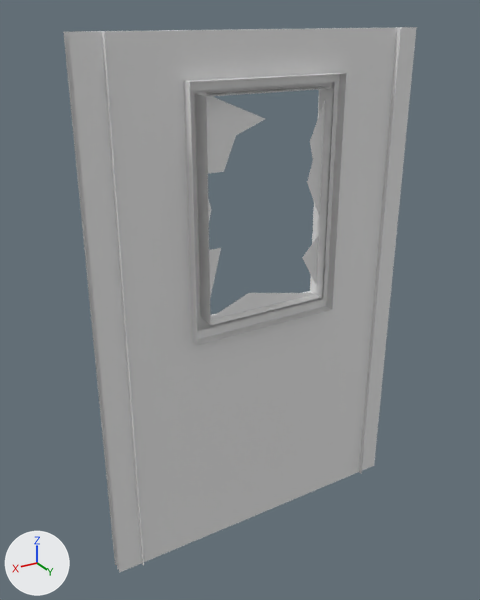
Two versions of the FBX model Project3Demo/Assets/Resources/Meshes/Environment/Wall1_UpperDeck.FBX, one commit apart.
Camera for both pictures: a camera (50 mm lens) standing at (2.94, 2.99, 3.07) and looking at (1.11, -0.06, 1.54). Lighting does not change. The marker at lower left points along +X, +Y and +Z. Where no turn or scale is listed for an object, it has been applied to the vertices.
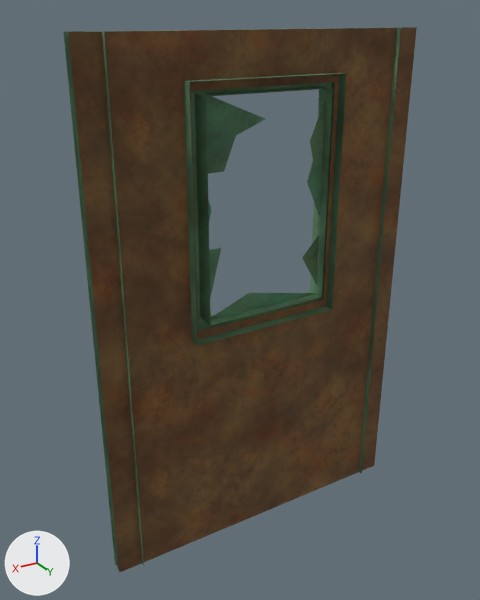
The newer file is also turned or shifted as a whole; pictures and numbers use the older file's frame.

Boxes (x1, y1, x2, y2) around the edits, measured in the pictures (480 x 600 px):
part 1 of me_mesh, recoloured (grey to green)
    both: (63, 27, 413, 570)
part 2 of me_mesh, recoloured (grey to green)
    both: (83, 27, 400, 97)
part 3 of me_mesh, recoloured (grey to brown)
    both: (68, 27, 417, 356)
part 4 of me_mesh, recoloured (grey to brown)
    both: (99, 282, 392, 573)
part 5 of me_mesh, recoloured (grey to green)
    both: (200, 84, 331, 320)

The change, as a list of edits to the scene's bpy script:
```text
Add img_underwatermetal_2_basecolor_tga:
    img_underwatermetal_2_basecolor_tga = load_image('UnderwaterMetal_2_basecolor.tga', '../../Textures/Environment/UnderwaterMetal_2_basecolor.tga', 1024, 1024, 'sRGB')
Add img_underwatermetal_basecolor_tga:
    img_underwatermetal_basecolor_tga = load_image('UnderwaterMetal_basecolor.tga', '../../Textures/Environment/UnderwaterMetal_basecolor.tga', 1024, 1024, 'sRGB')
Add img_sand_dirt_basecolor_tga:
    img_sand_dirt_basecolor_tga = load_image('Sand_Dirt_basecolor.tga', '../../Textures/Environment/Sand_Dirt_basecolor.tga', 1024, 1024, 'sRGB')
Add mat_01___default_001:
    mat_01___default_001 = principled_material('01 - Default.001')
    mat_01___default_001.texture = img_underwatermetal_2_basecolor_tga
    mat_01___default_001.roughness = 0.859
Add mat_01___default_002:
    mat_01___default_002 = principled_material('01 - Default.002')
    mat_01___default_002.texture = img_underwatermetal_basecolor_tga
    mat_01___default_002.roughness = 0.859
Add mat_01___default:
    mat_01___default = principled_material('01 - Default')
    mat_01___default.texture = img_sand_dirt_basecolor_tga
    mat_01___default.roughness = 0.859
Change me_mesh:
    where me_mesh.from_pydata(...)  # 90 vertices, 44 faces; spans x 0.0..2.0, y -0.07..0.06, z 0.0..3.0
    used by ob_object006; location = (0.0, 0.028, 0.0)
    me_mesh part 1: 17 of the faces centred in x 0.05..1.95, y -0.07..0.0, z 1.41..2.11 switch from no material to mat_01___default (picture img_sand_dirt_basecolor_tga)
    me_mesh part 2: 6 of the faces centred in x 1.0, y -0.06..0.0, z 2.71..3.0 switch from no material to mat_01___default (picture img_sand_dirt_basecolor_tga)
    me_mesh part 3: 5 of the faces centred in x 0.28..1.72, y 0.0, z 2.1..2.87 switch from no material to mat_01___default_001 (picture img_underwatermetal_2_basecolor_tga)
    me_mesh part 4: 3 of the faces centred in x 0.28..1.72, y 0.0, z 0.73 switch from no material to mat_01___default_001 (picture img_underwatermetal_2_basecolor_tga)
    me_mesh part 5: 10 of the faces centred in x 0.62..1.37, y 0.0, z 1.55..2.6 switch from no material to mat_01___default_002 (picture img_underwatermetal_basecolor_tga)
```
